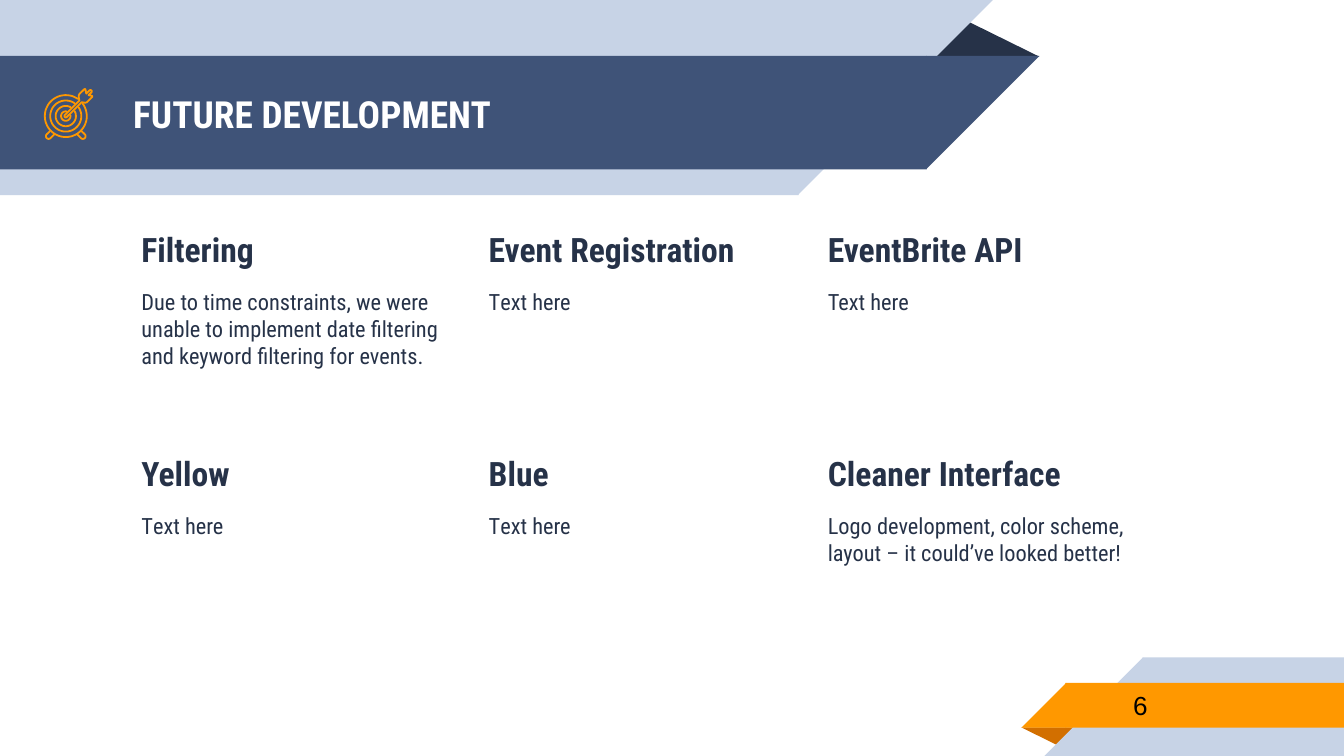
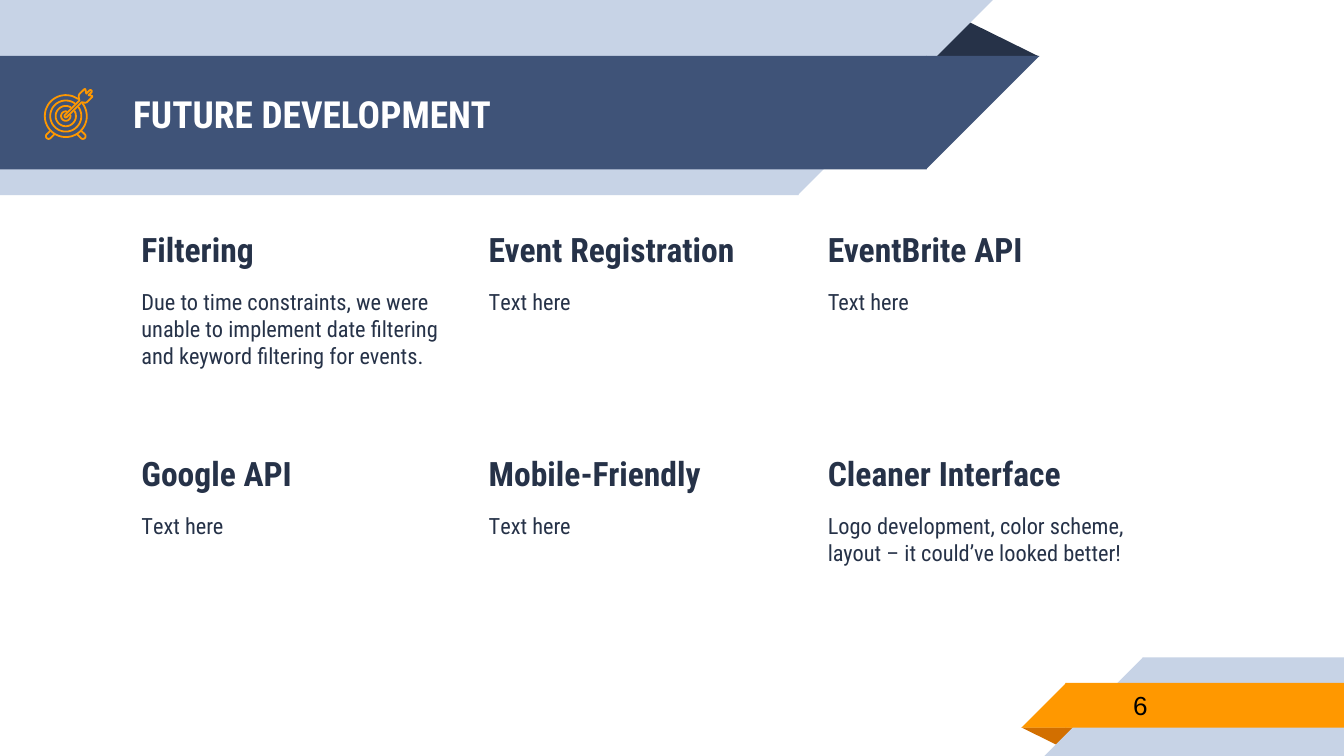
Before and after one commit to rtgiles/EventLite, a slide deck: slide 6 of EventLite.pptx. Drawn at 1344x756 pixels with LibreOffice and Linux fonts; fonts in the diff are those of the drawing. Boxes give left, top, right and bottom in pixels: in the first picture for what was removed or moved away, otherwise in the second. Text is boxed around its words. In the diff, an @@ line names an element or a change of style, - is before the commit and + after.

```diff
--- a/EventLite.pptx
+++ b/EventLite.pptx
@@ text at [141, 460, 292, 493]: text changed @@
-Yellow
+Google API
@@ text at [489, 460, 701, 493]: text changed @@
-Blue
+Mobile-Friendly
```
Also in this commit, not shown: 3 other slides changed, 26 other files.
